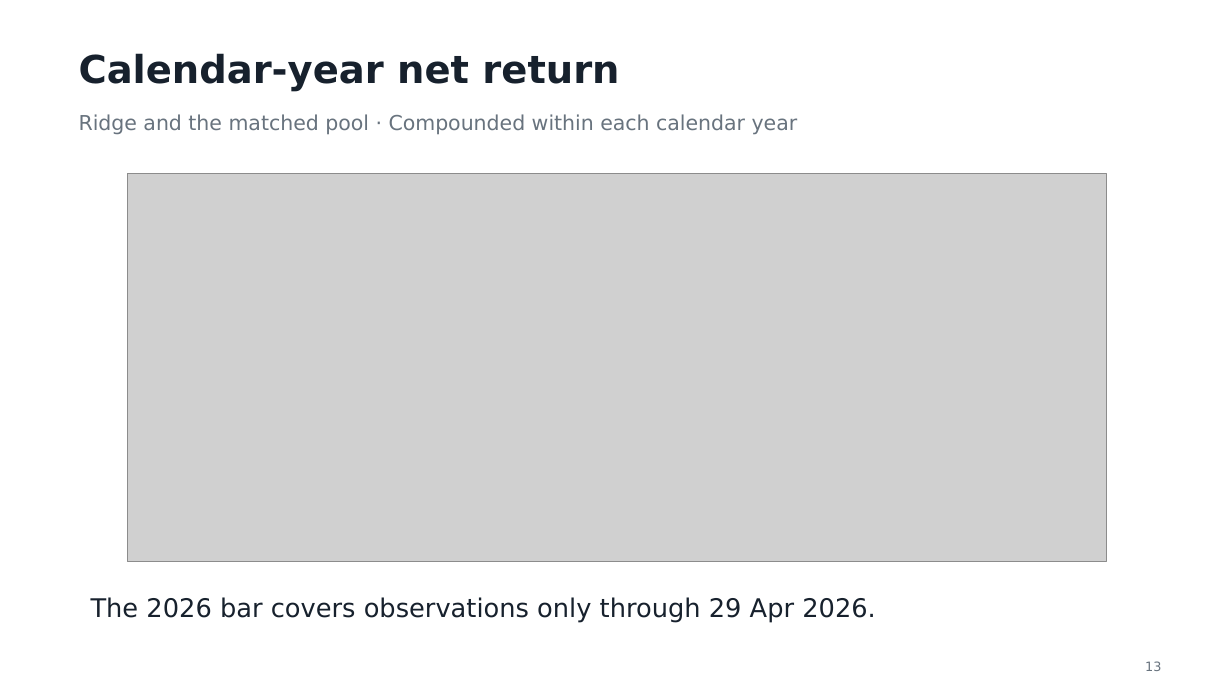
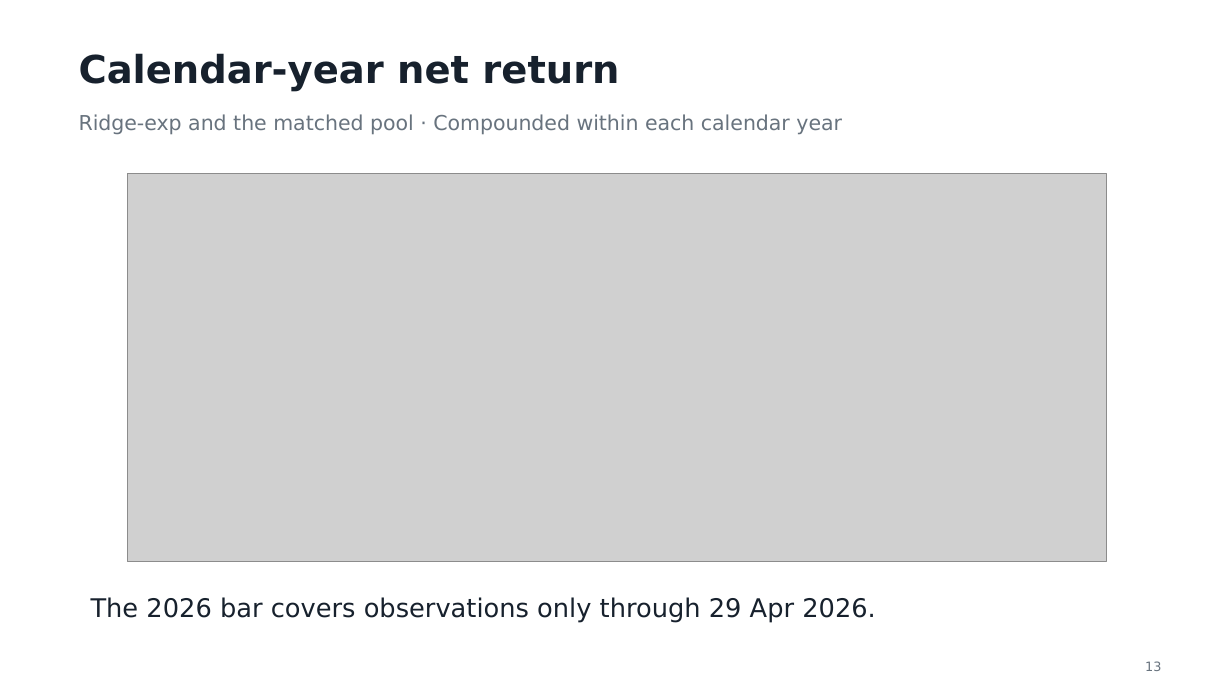
Before and after one commit to smallwhite1909/Investment-Group9, a slide deck: slide 13 of Presentation_Group9.pptx. Drawn at 1232x693 pixels with LibreOffice and Linux fonts; fonts in the diff are those of the drawing; grey boxes stand for pictures. Boxes give left, top, right and bottom in pixels: in the first picture for what was removed or moved away, otherwise in the second. Text is boxed around its words. In the diff, an @@ line names an element or a change of style, - is before the commit and + after.

```diff
--- a/Presentation_Group9.pptx
+++ b/Presentation_Group9.pptx
@@ text at bbox=[79, 114, 842, 135]: text changed @@
-Ridge and the matched pool · Compounded within each calendar year
+Ridge-exp and the matched pool · Compounded within each calendar year
```
Also in this commit, not shown: 8 other slides changed, 1 slide added, 1 slide removed, 5 other files.
